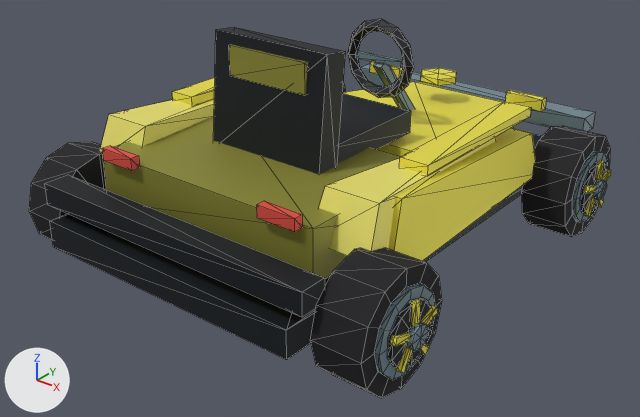
A saved change to the glTF model DLC/BITTRIP/assets/kart/bit-trip/bit-trip-commander-video/kart.glb.
The view is the same before and after, from a 50 mm camera at (2.87, -3.71, 2.46) aimed at (0.02, -0.16, 0.25). The lights are fixed; the arrows at lower left show +X, +Y and +Z. The picture after the commit comes second. Mesh edges are drawn as thin lines. Where no turn or scale is listed for an object, it has been applied to the vertices. Vertices at exactly the same position are counted once.

In view in the first picture: 'chassis', 'wheel-front-left', 'wheel-front-right', 'wheel-rear-left', 'wheel-rear-right'.
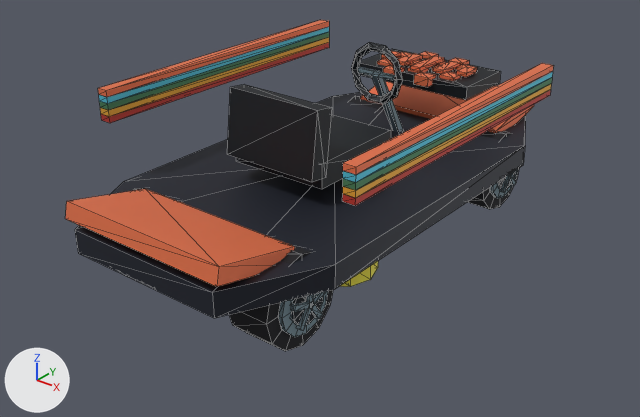
Boxes [x1, y1, x2, y2] around the edits, measured in the pictures (640 x 417 px):
'chassis', deleted: before [45, 19, 595, 360]
'identity-hoverboard-hoverboard-turned-up-deck', added: after [65, 81, 534, 318]
'wheel-rear-right', reshaped, moved (21% narrower, 24% shorter): before [310, 247, 442, 398]; after [229, 236, 333, 351]
'identity-hoverboard-motif-rainbow', added (brown): after [98, 20, 554, 206]
'identity-hoverboard-driver-cockpit', added: after [227, 42, 403, 189]
'wheel-front-right', reshaped, moved: before [522, 126, 611, 237]; after [468, 131, 519, 209]
'wheel-rear-left', reshaped, moved (mostly hidden afterwards): before [29, 142, 107, 240]; after [133, 188, 177, 201]
'identity-hoverboard-motif-equalizer', added: after [358, 49, 501, 100]
'identity-hoverboard-motif-pixel', added (brown): after [377, 51, 477, 87]
'wheel-front-left', reshaped (mostly hidden): before [342, 83, 345, 93]; after [349, 96, 383, 109]
part 3 of me_wheel_front_right, added (mostly hidden): after [497, 170, 516, 189]
part 4 of me_wheel_front_right, rebuilt: before [522, 126, 610, 237]; after [468, 131, 519, 209]
part 5 of me_wheel_front_right, cut back: before [572, 151, 611, 223]; after [499, 171, 516, 193]
part 6 of me_wheel_rear_right, added: after [291, 294, 323, 325]
part 7 of me_wheel_rear_right, added: after [307, 294, 314, 304]
part 8 of me_wheel_rear_right, rebuilt (21% narrower, 24% shorter): before [310, 247, 442, 398]; after [229, 236, 333, 351]
part 9 of me_wheel_rear_right, cut back: before [375, 283, 437, 380]; after [290, 291, 327, 331]

The change, as a list of edits to the scene's bpy script:
```text
Change me_wheel_front_left:
    remove me_wheel_front_left.from_pydata(...)  # 132 vertices, 228 faces; spans x -0.22..0.135, y -0.31..0.31, z -0.31..0.31
    add me_wheel_front_left.from_pydata(...)  # 113 vertices, 196 faces; spans x -0.182..0.125, y -0.25..0.25, z -0.25..0.25
    me_wheel_front_left part 1: the loose piece of 26 vertices spanning x -0.135..0.135, y -0.31..0.31, z -0.31..0.31 is rebuilt with 51 vertices and now spans x -0.149..0.125, y -0.25..0.25, z -0.25..0.25
    other edits to the shape of me_wheel_front_left do not show in these pictures
Change me_wheel_rear_left:
    remove me_wheel_rear_left.from_pydata(...)  # 132 vertices, 228 faces; spans x -0.22..0.135, y -0.31..0.31, z -0.31..0.31
    add me_wheel_rear_left.from_pydata(...)  # 113 vertices, 196 faces; spans x -0.182..0.125, y -0.25..0.25, z -0.25..0.25
    me_wheel_rear_left part 2: the loose piece of 26 vertices spanning x -0.135..0.135, y -0.31..0.31, z -0.31..0.31 is rebuilt with 51 vertices and now spans x -0.149..0.125, y -0.25..0.25, z -0.25..0.25
    other edits to the shape of me_wheel_rear_left do not show in these pictures
Change me_wheel_front_right:
    remove me_wheel_front_right.from_pydata(...)  # 132 vertices, 228 faces; spans x -0.135..0.22, y -0.31..0.31, z -0.31..0.31
    add me_wheel_front_right.from_pydata(...)  # 113 vertices, 196 faces; spans x -0.125..0.182, y -0.25..0.25, z -0.25..0.25
    me_wheel_front_right part 3: a new loose piece, a 10-sided cylinder along x spanning x 0.14..0.165, y -0.107..0.107, z -0.112..0.113, in mat_wheel_vertex_colours
    me_wheel_front_right part 4: the loose piece of 26 vertices spanning x -0.135..0.135, y -0.31..0.31, z -0.31..0.31 is rebuilt with 51 vertices and now spans x -0.125..0.149, y -0.25..0.25, z -0.25..0.25
    me_wheel_front_right part 5: 106 vertices removed from x 0.133..0.22, y -0.217..0.217, z -0.217..0.217; 32 vertices added at x 0.158..0.182, y -0.124..0.124, z -0.11..0.053
    other edits to the shape of me_wheel_front_right do not show in these pictures
Change me_wheel_rear_right:
    remove me_wheel_rear_right.from_pydata(...)  # 132 vertices, 228 faces; spans x -0.135..0.22, y -0.31..0.31, z -0.31..0.31
    add me_wheel_rear_right.from_pydata(...)  # 113 vertices, 196 faces; spans x -0.125..0.182, y -0.25..0.25, z -0.25..0.25
    me_wheel_rear_right part 6: a new loose piece, a 10-sided cylinder along x spanning x 0.14..0.165, y -0.107..0.107, z -0.112..0.113, in mat_wheel_vertex_colours
    me_wheel_rear_right part 7: a new loose piece, a box spanning x 0.158..0.182, y -0.015..0.015, z 0.0..0.125, in mat_wheel_vertex_colours
    me_wheel_rear_right part 8: the loose piece of 26 vertices spanning x -0.135..0.135, y -0.31..0.31, z -0.31..0.31 is rebuilt with 51 vertices and now spans x -0.125..0.149, y -0.25..0.25, z -0.25..0.25
    me_wheel_rear_right part 9: 106 vertices removed from x 0.133..0.22, y -0.217..0.217, z -0.217..0.217; 32 vertices added at x 0.158..0.182, y -0.124..0.124, z -0.11..0.053
Remove ob_chassis:
    ob_chassis = bpy.data.objects.new('chassis', me_chassis)
Change ob_wheel_rear_left:
    ob_wheel_rear_left.location: (-1.0, -0.965, 0.31) -> (-0.45, -0.98, 0.25)
Change ob_wheel_front_right:
    ob_wheel_front_right.location: (1.0, 0.965, 0.31) -> (0.45, 0.98, 0.25)
Change ob_wheel_rear_right:
    ob_wheel_rear_right.location: (1.0, -0.965, 0.31) -> (0.45, -0.98, 0.25)
Add ob_identity_hoverboard_motif_equalizer:
    ob_identity_hoverboard_motif_equalizer = bpy.data.objects.new('identity-hoverboard-motif-equalizer', me_identity_hoverboard_motif_equalizer)  # a box spanning x -0.405..0.405, y 0.755..1.165, z 0.74..0.82; a box spanning x -0.315..-0.245, y 0.9..1.02, z 0.828..0.852; a box spanning x -0.175..-0.105, y 0.86..1.06, z 0.828..0.852; a box spanning x -0.035..0.035, y 0.82..1.1, z 0.828..0.852; a box spanning x 0.105..0.175, y 0.86..1.06, z 0.828..0.852; a box spanning x 0.245..0.315, y 0.9..1.02, z 0.828..0.852
    ob_identity_hoverboard_motif_equalizer.location = (0.0, 0.0, 0.0)
Add ob_identity_hoverboard_motif_rainbow:
    ob_identity_hoverboard_motif_rainbow = bpy.data.objects.new('identity-hoverboard-motif-rainbow', me_identity_hoverboard_motif_rainbow)  # 80 vertices, 120 faces; spans x -0.84..0.84, y -0.94..0.94, z 0.81..0.99
    ob_identity_hoverboard_motif_rainbow.location = (0.0, 0.0, 0.0)
Add ob_identity_hoverboard_motif_pixel:
    ob_identity_hoverboard_motif_pixel = bpy.data.objects.new('identity-hoverboard-motif-pixel', me_identity_hoverboard_motif_pixel)  # 96 vertices, 144 faces; spans x -0.28..0.28, y 0.708..1.192, z 0.782..0.838
    ob_identity_hoverboard_motif_pixel.location = (0.0, 0.0, 0.0)
Add ob_identity_hoverboard_driver_cockpit:
    ob_identity_hoverboard_driver_cockpit = bpy.data.objects.new('identity-hoverboard-driver-cockpit', me_identity_hoverboard_driver_cockpit)  # 80 vertices, 140 faces; spans x -0.3..0.3, y -0.557..0.679, z 0.459..1.086
    ob_identity_hoverboard_driver_cockpit.location = (0.0, 0.0, 0.0)
Add ob_identity_hoverboard_hoverboard_turned_up_deck:
    ob_identity_hoverboard_hoverboard_turned_up_deck = bpy.data.objects.new('identity-hoverboard-hoverboard-turned-up-deck', me_identity_hoverboard_hoverboard_turned_up_deck)  # 78 vertices, 136 faces; spans x -0.73..0.73, y -1.46..1.46, z 0.23..0.62
    ob_identity_hoverboard_hoverboard_turned_up_deck.location = (0.0, 0.0, 0.0)
```
